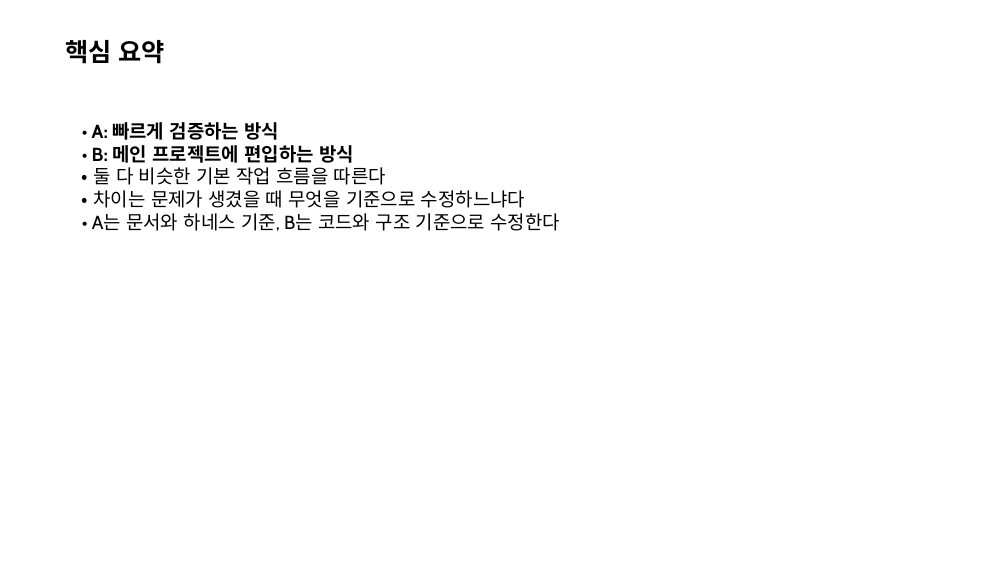
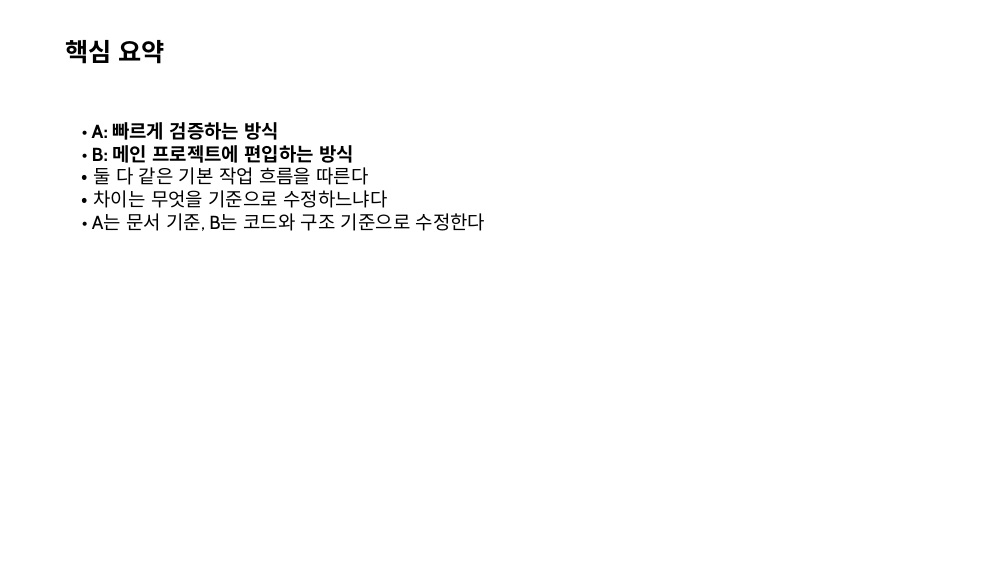
Before and after one commit to naming-sense/wildpaw-arena, a slide deck: slide 2 of docs/ai-game-dev-guidelines-team-one-page.pptx. Drawn at 1008x567 pixels with LibreOffice and Linux fonts; fonts in the diff are those of the drawing. Boxes give left, top, right and bottom in pixels: in the first picture for what was removed or moved away, otherwise in the second. Text is boxed around its words. In the diff, an @@ line names an element or a change of style, - is before the commit and + after.

```diff
--- a/docs/ai-game-dev-guidelines-team-one-page.pptx
+++ b/docs/ai-game-dev-guidelines-team-one-page.pptx
@@ text at [92,167,486,231]: text changed @@
-• 둘 다 비슷한 기본 작업 흐름을 따른다
-• 차이는 문제가 생겼을 때 무엇을 기준으로 수정하느냐다
-• A는 문서와 하네스 기준, B는 코드와 구조 기준으로 수정한다
+• 둘 다 같은 기본 작업 흐름을 따른다
+• 차이는 무엇을 기준으로 수정하느냐다
+• A는 문서 기준, B는 코드와 구조 기준으로 수정한다
```
Also in this commit, not shown: 5 other slides changed, 4 other files.
